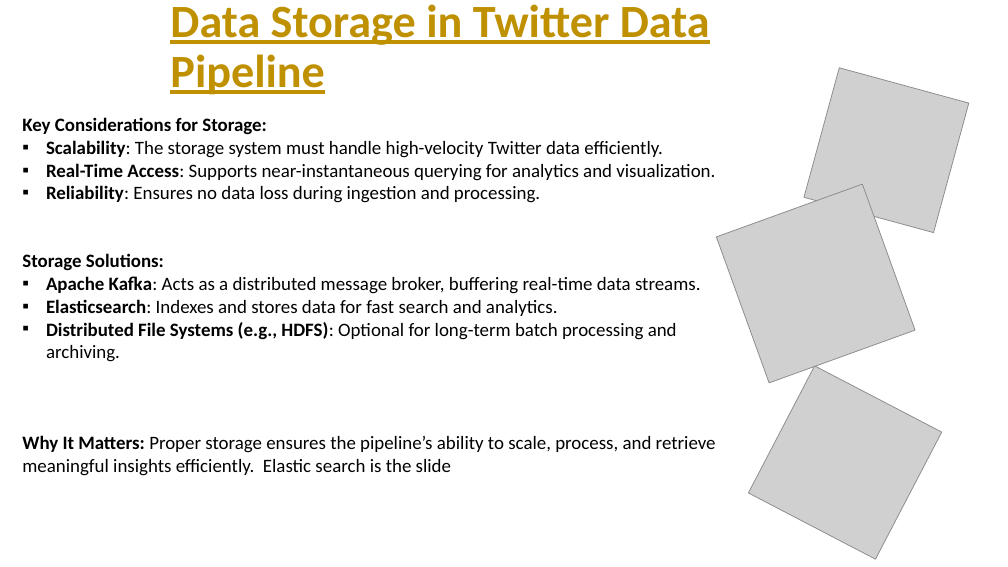
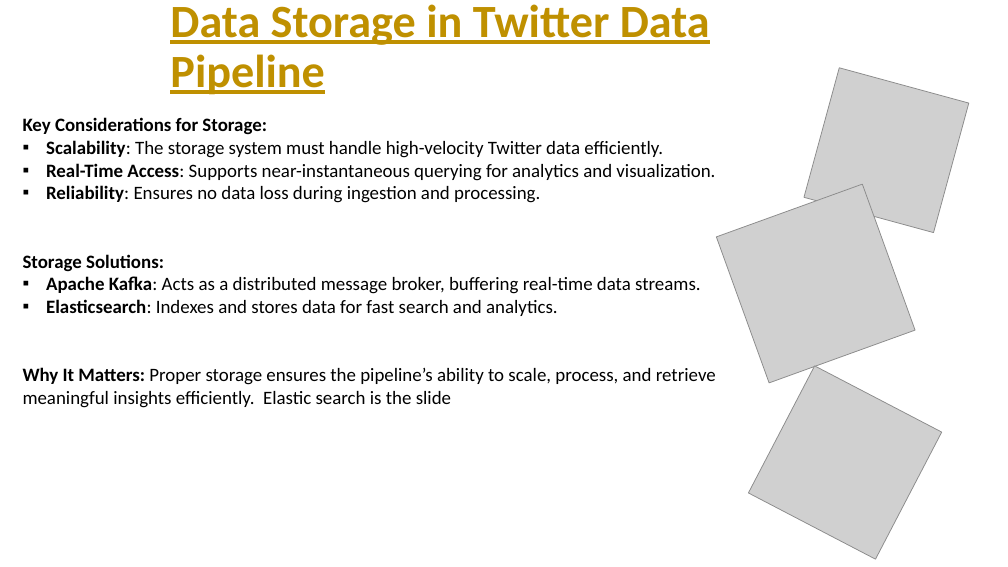
Before and after one commit to amjadAwad95/Twitter-Stream-Processing-Pipeline, a slide deck: slide 4 of Presentation/Presentation.pptx (slide 6 before the commit). Drawn at 1008x567 pixels with LibreOffice and Linux fonts; fonts in the diff are those of the drawing; grey boxes stand for pictures. Boxes give left, top, right and bottom in pixels: in the first picture for what was removed or moved away, otherwise in the second. Text is boxed around its words. In the diff, an @@ line names an element or a change of style, - is before the commit and + after.

Commit message:
added Technologies used and pipeline slides

```diff
--- a/Presentation/Presentation.pptx
+++ b/Presentation/Presentation.pptx
@@ text at (46, 322, 677, 362): paragraph removed @@
-▪ Distributed File Systems (e.g., HDFS): Optional for long-term batch processing and archiving.
```
Also in this commit, not shown: 1 other slide changed, 2 slides added, 2 slides removed.
